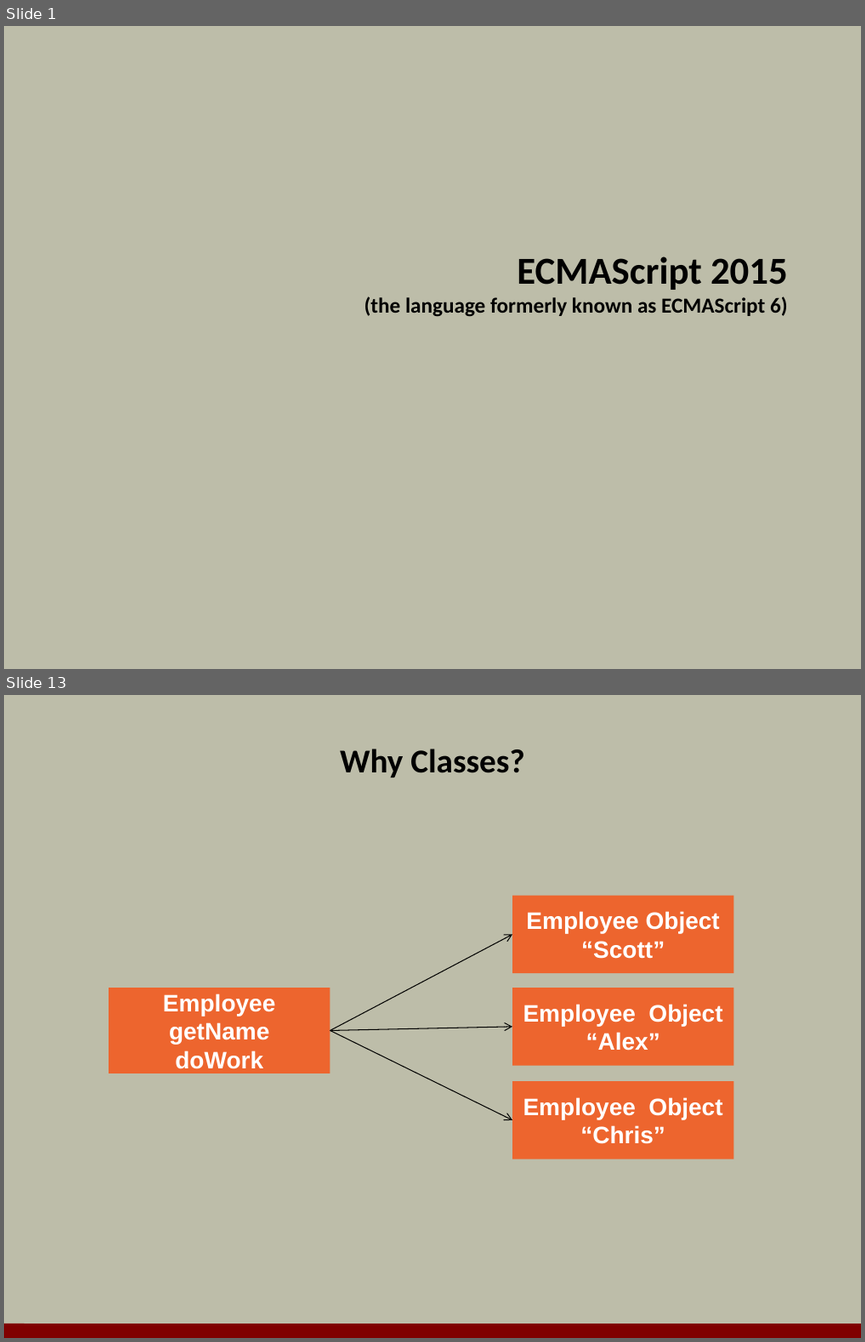
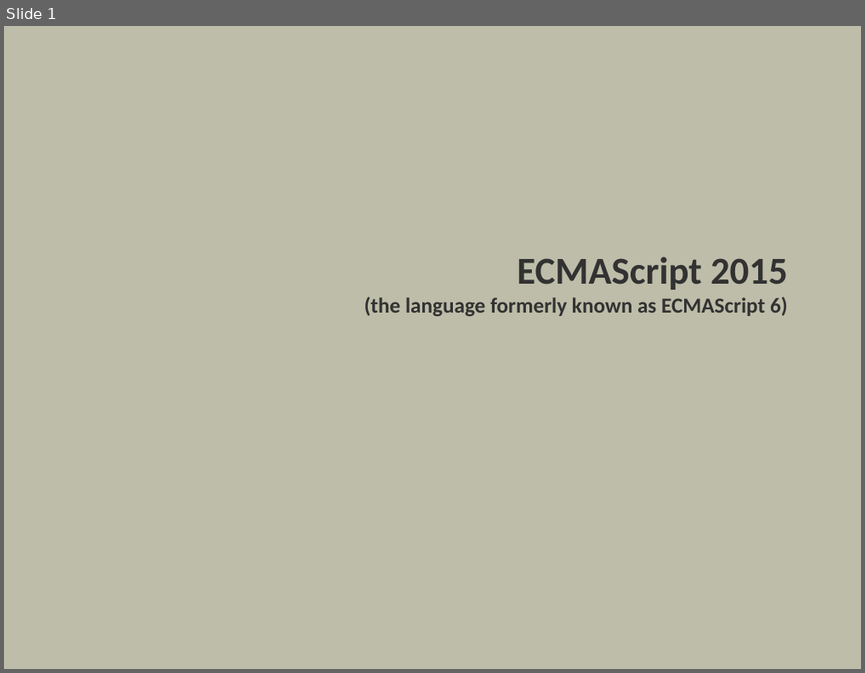
Before and after one commit to OdeToCode/classes, a slide deck: angularjs/slides/11_es6.pptx. Shown one above the other, each under a label of ours: slides 1 and 13 before the commit, slide 1 after it; the slides between them are not shown. The pictures are 865x1342 and 865x673 pixels, drawn with LibreOffice and Linux fonts; fonts in the diff are those of the drawing; background and template pictures are left out. Boxes give left, top, right and bottom in pixels: in the first picture for what was removed or moved away, otherwise in the second. Text is boxed around its words. In the diff, an @@ line names an element or a change of style, - is before the commit and + after.

```diff
--- a/angularjs/slides/11_es6.pptx
+++ b/angularjs/slides/11_es6.pptx
@@ slide 13 removed at <box>4,695,861,1338</box>, background #BDBDA9 @@
@@ title removed at <box>340,749,524,777</box> @@
-Why Classes?
@@ rectangle removed at <box>512,896,733,974</box> @@
-Employee Object
-“Scott”
@@ arrow removed from (330, 1030) to (512, 934) @@
@@ rectangle removed at <box>109,987,330,1073</box> @@
-Employee
-getName
-doWork
@@ rectangle removed at <box>512,987,733,1065</box> @@
-Employee Object
-“Alex”
@@ arrow removed from (330, 1030) to (512, 1027) @@
@@ arrow removed from (330, 1030) to (512, 1120) @@
@@ rectangle removed at <box>512,1081,733,1158</box> @@
-Employee Object
-“Chris”
@@ line removed from (4, 1330) to (861, 1331) @@
@@ slide 1 changed as well @@
@@ title "ECMAScript 2015 (the language formerly ..." at <box>364,256,788,316</box>: text colour #000000 to #323232 @@
```
Also in this commit, not shown: 9 other slides changed, 39 slides added, 23 other slides removed.
